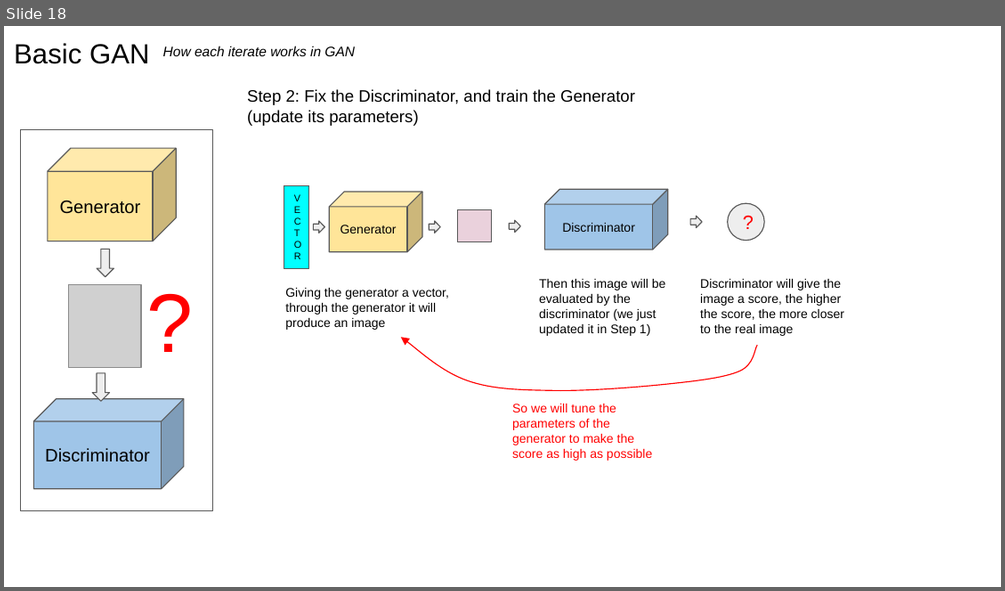
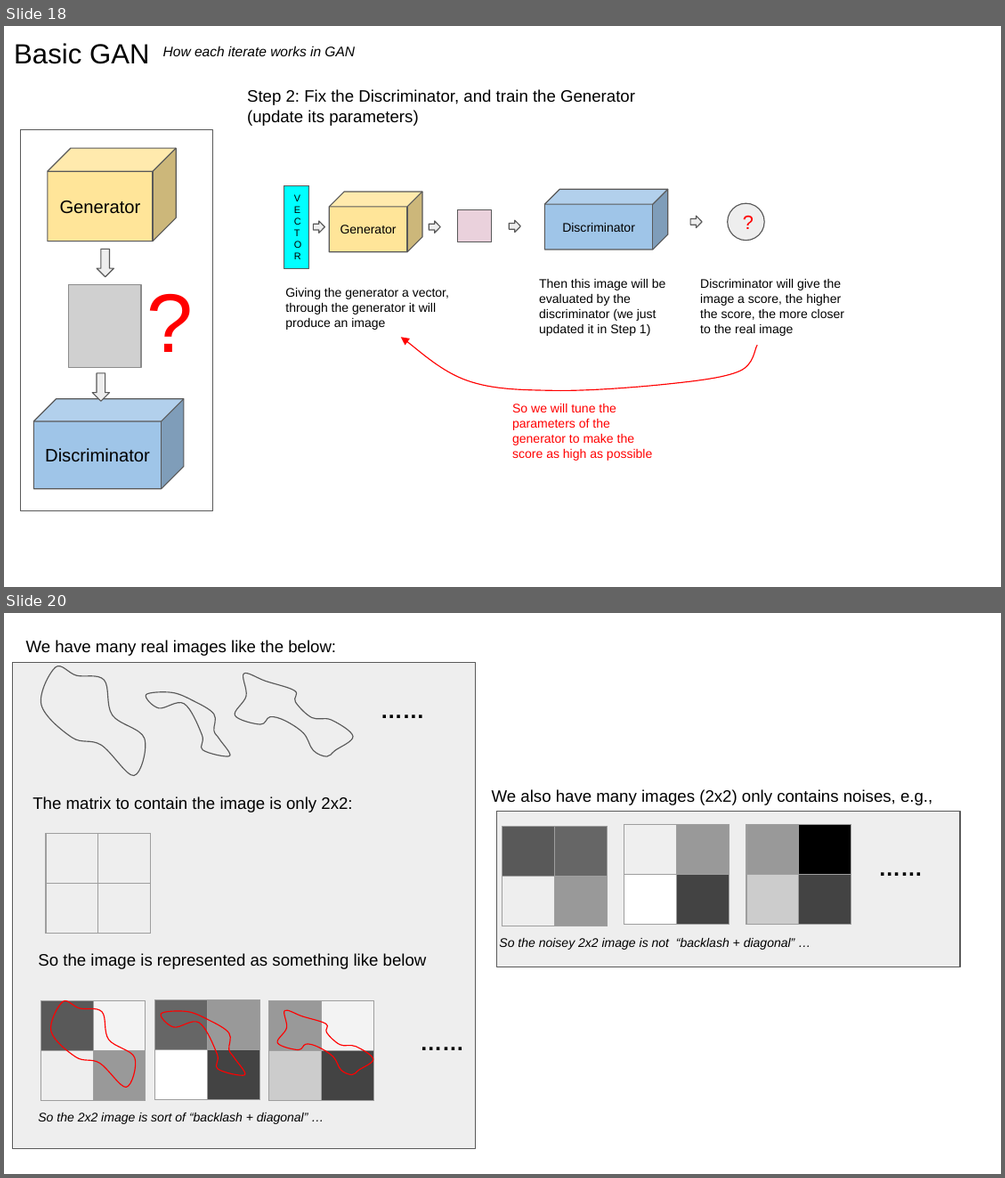
Before and after one commit to jzanetti/Sijin_ML, a slide deck: docs/source/deep_learning/slides/GAN.pptx. Shown one above the other, each under a label of ours: slide 18 before the commit, slides 18 and 20 after it; the slides between them are not shown. The pictures are 1005x591 and 1005x1178 pixels, drawn with LibreOffice and Linux fonts; fonts in the diff are those of the drawing; grey boxes stand for pictures. Boxes give left, top, right and bottom in pixels: in the first picture for what was removed or moved away, otherwise in the second. Text is boxed around its words. In the diff, an @@ line names an element or a change of style, - is before the commit and + after.

```diff
--- a/docs/source/deep_learning/slides/GAN.pptx
+++ b/docs/source/deep_learning/slides/GAN.pptx
@@ slide 20 added at [4, 613, 1001, 1174], background #FFFFFF @@
@@ rectangle added at [12, 662, 476, 1147], fill #EEEEEE, outline #595959 0.75 pt @@
@@ text added at [26, 640, 336, 656], 12 pt, text #000000 @@
+We have many real images like the below:
@@ freeform shape added at [40, 666, 146, 776], fill #EEEEEE, outline #595959 0.75 pt @@
@@ freeform shape added at [146, 691, 230, 756], fill #EEEEEE, outline #595959 0.75 pt @@
@@ freeform shape added at [235, 673, 353, 756], fill #EEEEEE, outline #595959 0.75 pt @@
@@ text added at [371, 687, 443, 734], 16 pt, text #000000, bold @@
+……
@@ text added at [32, 796, 352, 812], 12 pt, text #000000 @@
+The matrix to contain the image is only 2x2:
@@ text added at [492, 789, 932, 805], 12 pt, text #000000 @@
+We also have many images (2x2) only contains noises, e.g.,
@@ rectangle added at [496, 811, 960, 967], fill #EEEEEE, outline #595959 0.75 pt @@
@@ table added at [624, 824, 728, 1151], 2 rows, 2 columns @@
+ | 
+ | 
@@ table added at [746, 824, 850, 1151], 2 rows, 2 columns @@
+ | 
+ | 
@@ table added at [46, 834, 150, 1160], 2 rows, 2 columns @@
+ | 
+ | 
@@ table added at [502, 827, 606, 1153], 2 rows, 2 columns @@
+ | 
+ | 
@@ text added at [868, 844, 940, 891], 16 pt, text #000000, bold @@
+……
@@ text added at [38, 953, 427, 969], 12 pt, text #000000 @@
+So the image is represented as something like below
@@ text added at [499, 938, 795, 949], 9 pt, text #000000, italic @@
+So the noisey 2x2 image is not “backlash + diagonal” …
@@ table added at [40, 1001, 145, 1174], 2 rows, 2 columns @@
+ | 
+ | 
@@ freeform shape added at [51, 1001, 136, 1087], outline #FF0000 0.75 pt @@
@@ table added at [154, 1000, 259, 1174], 2 rows, 2 columns @@
+ | 
+ | 
@@ freeform shape added at [161, 1011, 245, 1076], outline #FF0000 0.75 pt @@
@@ table added at [269, 1001, 372, 1174], 2 rows, 2 columns @@
+ | 
+ | 
@@ freeform shape added at [277, 1010, 374, 1075], outline #FF0000 0.75 pt @@
@@ text added at [410, 1019, 481, 1065], 16 pt, text #000000, bold @@
+……
@@ text added at [38, 1112, 308, 1124], 9 pt, text #000000, italic @@
+So the 2x2 image is sort of “backlash + diagonal” …
```
Also in this commit, not shown: 7 other slides added, 1 slide removed, 1 other file.
